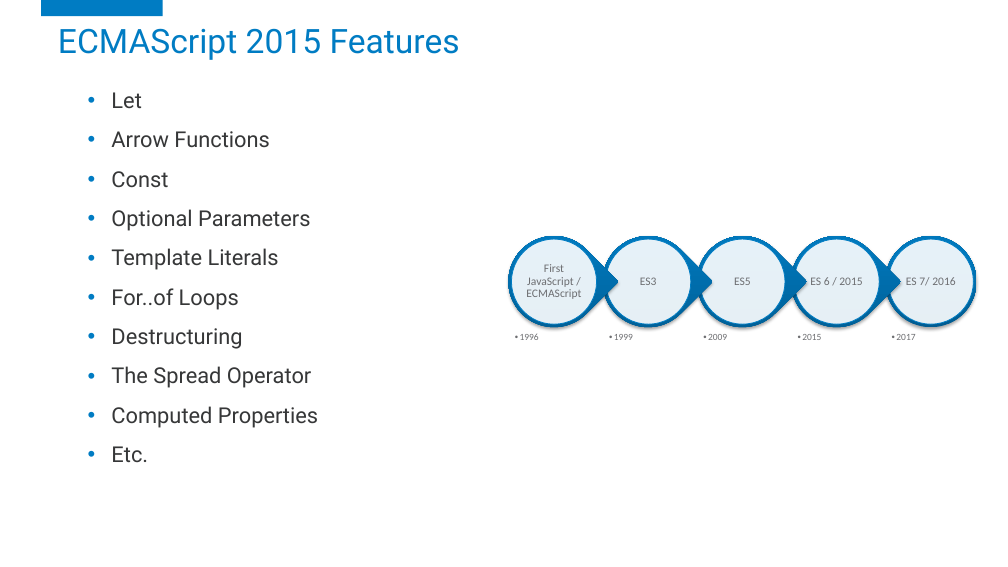
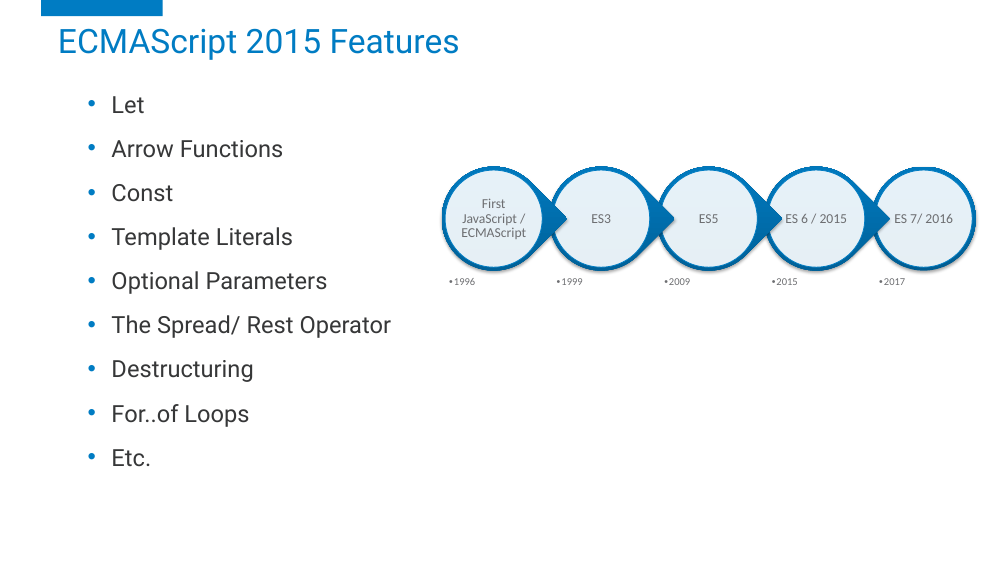
Before and after one commit to TheMaverickTrailblazer/TypeScriptDemo, a slide deck: slide 9 of TypeScript - You gonna like it!.pptx (slide 7 before the commit). Drawn at 1008x567 pixels with LibreOffice and Linux fonts; fonts in the diff are those of the drawing; background and template pictures are left out. Boxes give left, top, right and bottom in pixels: in the first picture for what was removed or moved away, otherwise in the second. Text is boxed around its words. In the diff, an @@ line names an element or a change of style, - is before the commit and + after.

```diff
--- a/TypeScript - You gonna like it!.pptx
+++ b/TypeScript - You gonna like it!.pptx
@@ text at (111,96,328,467): size 20.8 to 22.5 pt in "Let", "Arrow Functions", "Const", "Optional Parameters" and 2 more places; line spacing 0.9 to 1 @@
@@ teardrop: place and size @@
-teardrop at (489,217,619,346)
+teardrop at (420,145,568,292)
@@ teardrop: place and size @@
-teardrop at (584,217,713,346)
+teardrop at (527,145,675,292)
@@ teardrop: place and size @@
-teardrop at (678,217,808,346)
+teardrop at (636,145,783,292)
@@ teardrop: place and size @@
-teardrop at (772,217,901,346)
+teardrop at (743,145,890,292)
@@ ellipse: place and size @@
-ellipse at (606,239,691,324)
+ellipse at (445,170,542,267)
@@ ellipse: place and size @@
-ellipse at (512,239,597,324)
+ellipse at (553,170,650,267)
@@ ellipse: place and size @@
-ellipse at (700,239,786,324)
+ellipse at (660,170,757,267)
@@ ellipse: place and size @@
-ellipse at (794,239,879,324)
+ellipse at (768,170,864,267)
@@ ellipse: place and size @@
-ellipse at (885,236,977,327)
+ellipse at (872,166,976,271)
@@ ellipse: place and size @@
-ellipse at (889,239,974,324)
+ellipse at (876,170,972,267)
@@ size 11 to 13 pt in 5 elements at (894,214,953,224), (785,214,848,223), (699,214,719,223), (591,214,611,223), (461,198,526,239) @@
@@ text "First JavaScript / ECMAScript": place and size @@
-text "First JavaScript / ECMAScript" at (526,264,581,299)
+text "First JavaScript / ECMAScript" at (461,198,526,239)
@@ text "ES3": place and size @@
-text "ES3" at (640,277,657,285)
+text "ES3" at (591,214,611,223)
@@ text "ES5": place and size @@
-text "ES5" at (734,277,751,285)
+text "ES5" at (699,214,719,223)
@@ text "ES 6 / 2015": place and size @@
-text "ES 6 / 2015" at (810,277,862,285)
+text "ES 6 / 2015" at (785,214,848,223)
@@ text "ES 7/ 2016": place and size @@
-text "ES 7/ 2016" at (906,277,955,286)
+text "ES 7/ 2016" at (894,214,953,224)
@@ text at (111,227,293,250): paragraph added @@
+• Template Literals
@@ size 9 to 10 pt in 5 elements at (884,278,905,285), (776,278,797,285), (669,278,690,285), (561,278,582,285), (454,278,475,285) @@
@@ text "1996": place and size @@
-text "1996" at (520,334,539,340)
+text "1996" at (454,278,475,285)
@@ text "1999": place and size @@
-text "1999" at (614,334,633,340)
+text "1999" at (561,278,582,285)
@@ text "2009": place and size @@
-text "2009" at (708,334,727,340)
+text "2009" at (669,278,690,285)
@@ text "2015": place and size @@
-text "2015" at (802,334,821,340)
+text "2015" at (776,278,797,285)
@@ text "2017": place and size @@
-text "2017" at (896,334,915,340)
+text "2017" at (884,278,905,285)
@@ text at (111,315,392,382): text changed; size 20.8 to 22.5 pt @@
-• Template Literals
+• The Spread/ Rest Operator
+• Destructuring
@@ text at (111,328,318,428): paragraphs removed @@
-• Destructuring
-• The Spread Operator
-• Computed Properties
```
Also in this commit, not shown: 7 other slides changed.
